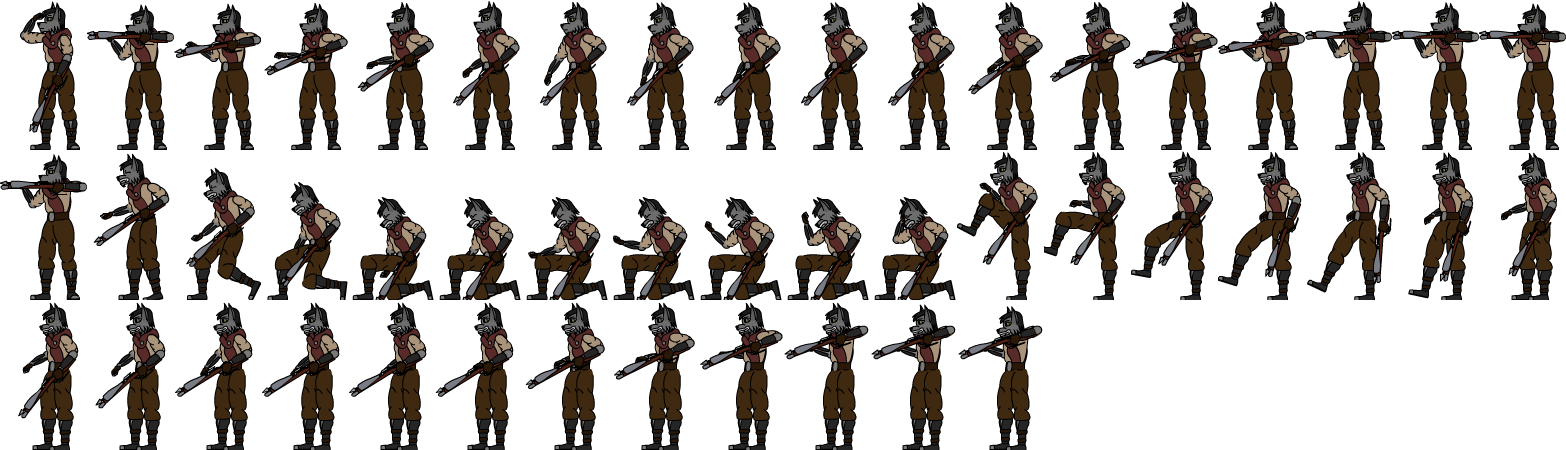
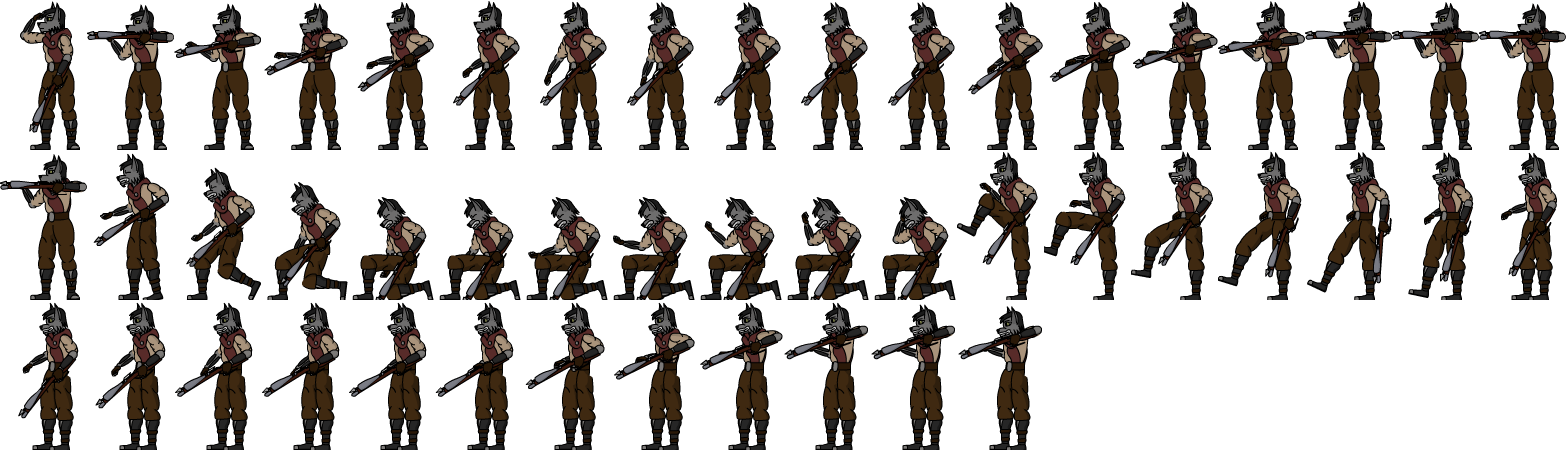
The second 1566x450 image is a revision of the first. Changes to its layers:
painted on "Tireur_Execution0019" over [left=960, top=306, right=1043, bottom=450]
painted on "Tireur_Execution0018" over [left=873, top=304, right=956, bottom=450]
painted on "Tireur_Execution0017" over [left=786, top=302, right=869, bottom=450]
painted on "Tireur_Execution0016" over [left=702, top=302, right=783, bottom=450]
painted on "Tireur_Execution0015" over [left=616, top=302, right=695, bottom=450]
painted on "Tireur_Execution0014" over [left=528, top=302, right=605, bottom=450]
painted on "Tireur_Execution0013" over [left=438, top=302, right=513, bottom=450]
painted on "Tireur_Execution0012" over [left=351, top=302, right=427, bottom=450]
painted on "Tireur_Execution0011" over [left=264, top=302, right=340, bottom=450]
painted on "Tireur_Execution0010" over [left=177, top=302, right=253, bottom=450]
painted on "Tireur_Execution0005" over [left=1313, top=158, right=1392, bottom=300]
painted on "Tireur_Execution0004" over [left=1228, top=151, right=1301, bottom=300]
painted on "Tireur_Execution0003" over [left=1141, top=151, right=1213, bottom=300]
painted on "Tireur_Execution0001" over [left=963, top=152, right=1038, bottom=300]
painted on "Tireur_tir0018" over [left=0, top=165, right=87, bottom=300]
painted on "Tireur_tir0017" over [left=1479, top=14, right=1566, bottom=150]
painted on "Tireur_tir0016" over [left=1392, top=13, right=1479, bottom=150]
painted on "Tireur_tir0015" over [left=1305, top=12, right=1384, bottom=150]
painted on "Tireur_tir0014" over [left=1218, top=12, right=1299, bottom=150]
painted on "Tireur_tir0013" over [left=1135, top=12, right=1213, bottom=150]
painted on "Tireur_tir0003" over [left=267, top=14, right=345, bottom=150]
painted on "Tireur_tir0002" over [left=176, top=15, right=258, bottom=150]
painted on "Tireur_tir0001" over [left=87, top=15, right=171, bottom=150]
…and 25 more changes (25 painted)
